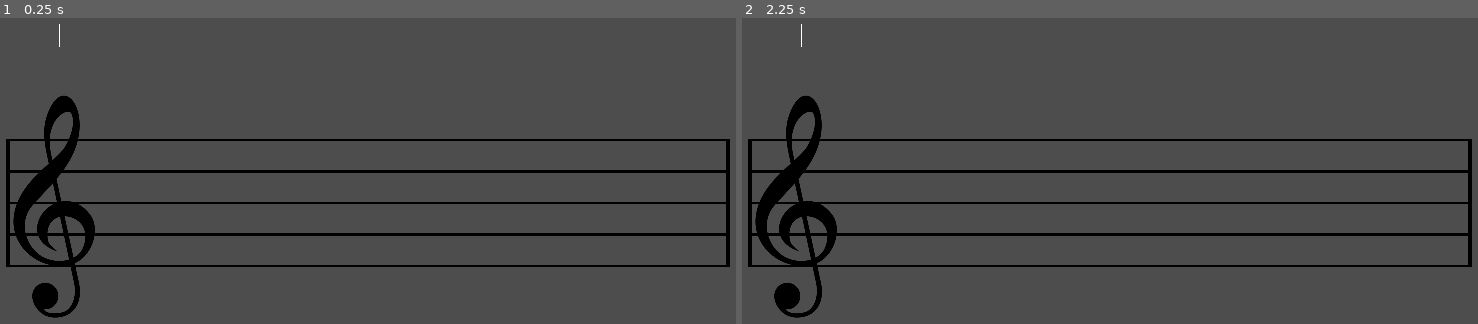
Above: before the commit, frames 1-2 (left to right).
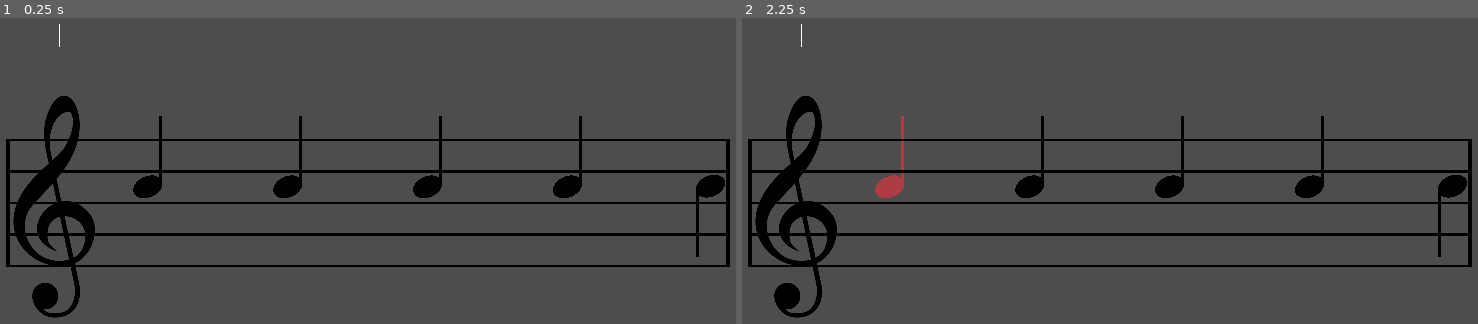
Above: after the commit, the same moments.

Repository: Sniggiho/COMP225-Reluna
Game: Godot game, scene res://Scenes/TutorialTest/TutorialTest.tscn
Two runs of this game, one before a commit and one after it. Both use one fixed random seed, a clock stepped at 60 frames per second and the inputs below. This scene is started directly instead of the project's main scene.
Inputs (mouse positions are in pixels of both pictures, inside the frame that each line leads up to):
- Up to frame 1 (0.25 s): no input
- Up to frame 2 (2.25 s): click (889, 186) at 0.52 s; click (889, 186) at 1.27 s; click (889, 186) at 2.02 s

The runs differ from the first frame. In frame 1, 1.5% of the frame differs, in the area x 18-99%, y 32-79%; in frame 2, 1.5%.
Error in both runs: Invalid operands 'Nil' and 'float' in operator '*'. (res://Scenes/MusicStaff/MusicStaff.gd:40)

Commit message:
music path now has path as a child, level manager retrieves it from staff

Diff:
--- a/Project/Scenes/LevelManager/LevelManager.gd
+++ b/Project/Scenes/LevelManager/LevelManager.gd
@@ -49,11 +49,12 @@
 ## TODO
 @onready var feedbackWindow : PackedScene
 
-## Path is passed to the tune creator
-@export var path : Path2D
 
 ##
 @export var musicStaff : MusicStaff
+
+## Path is passed to the tune creator
+@onready var path : Path2D
 
 ##
 var staffGapHeight : float
@@ -130,6 +131,7 @@
 
 # Called when the node enters the scene tree for the first time.
 func _ready():
+	path = musicStaff.get_child(1)
 	if numOutOfTune>numNotes-1: # if we want more out of tune notes than we have notes, we set the number of detuned notes to the max possible
 		numOutOfTune = numNotes-1
 	createListOfDetunedNotes()
--- a/Project/Scenes/MusicStaff/MusicStaff.tscn
+++ b/Project/Scenes/MusicStaff/MusicStaff.tscn
@@ -1,7 +1,13 @@
-[gd_scene load_steps=3 format=3 uid="uid://dq0mp8xmuh00"]
+[gd_scene load_steps=4 format=3 uid="uid://dq0mp8xmuh00"]
 
 [ext_resource type="Script" path="res://Scenes/MusicStaff/MusicStaff.gd" id="1_5gv1w"]
 [ext_resource type="Texture2D" uid="uid://bspymo7qdmuuk" path="res://Scenes/MusicStaff/trebleStaff.png" id="2_o0hg7"]
+
+[sub_resource type="Curve2D" id="Curve2D_urwcl"]
+_data = {
+"points": PackedVector2Array(0, 0, 0, 0, 0, 0, 0, 0, 0, 0, 1399, 0)
+}
+point_count = 2
 
 [node name="MusicStaff" type="Node2D"]
 position = Vector2(2.08165e-12, 2.08165e-12)
@@ -11,3 +17,10 @@
 position = Vector2(92, 133)
 scale = Vector2(0.4, 0.4)
 texture = ExtResource("2_o0hg7")
+
+[node name="Path2D" type="Path2D" parent="."]
+position = Vector2(0, 93)
+curve = SubResource("Curve2D_urwcl")
+
+[node name="PathFollow2D" type="PathFollow2D" parent="Path2D"]
+loop = false
--- a/Project/Scenes/firstScene.tscn
+++ b/Project/Scenes/firstScene.tscn
@@ -17,24 +17,23 @@
 [node name="MusicStaff" parent="." instance=ExtResource("5_bafn2")]
 position = Vector2(78, 293)
 
-[node name="Path2D" type="Path2D" parent="MusicStaff"]
+[node name="Path2D2" type="Path2D" parent="MusicStaff"]
 position = Vector2(0, 93)
 curve = SubResource("Curve2D_xmk5h")
 
-[node name="PathFollow2D" type="PathFollow2D" parent="MusicStaff/Path2D"]
+[node name="PathFollow2D" type="PathFollow2D" parent="MusicStaff/Path2D2"]
 loop = false
 
 [node name="PlayBar" parent="." node_paths=PackedStringArray("path") instance=ExtResource("3_quvye")]
 path = NodePath("../MusicStaff/Path2D")
 
-[node name="LevelManager" type="Node2D" parent="." node_paths=PackedStringArray("path", "musicStaff")]
+[node name="LevelManager" type="Node2D" parent="." node_paths=PackedStringArray("musicStaff")]
 position = Vector2(-1, 0)
 script = ExtResource("1_xad2n")
 numAccidentals = 6
 bySharp = false
 maxDetuneCents = 20
 minDetuneCents = 10
-path = NodePath("../MusicStaff/Path2D")
 musicStaff = NodePath("../MusicStaff")
 
 [node name="PlayButton" type="Button" parent="."]
